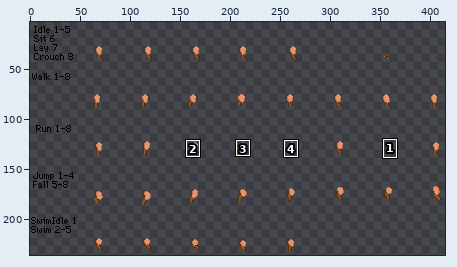
Two versions of one sprite sheet, humanoid/wr/vulpix/legs/hindlegBack.png. Above, an overview of the earlier version with the close-up marked.
Close-up. Earlier state:
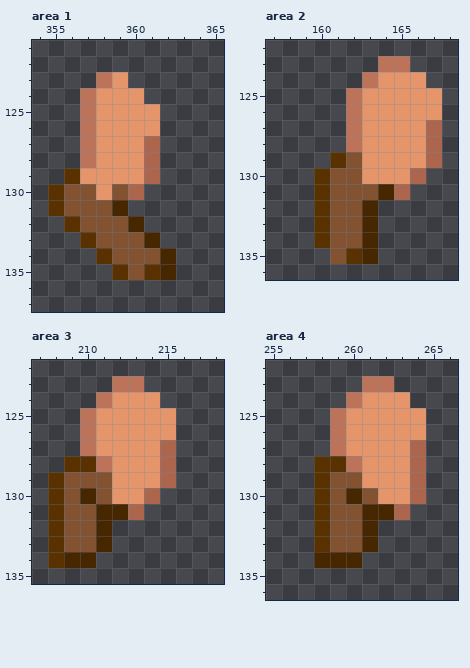
The file is 432x240 pixels. Shown: area 1: x 354..365, y 121..137; area 2: x 157..168, y 122..136; area 3: x 207..218, y 122..135; area 4: x 255..266, y 122..136. The wide view leaves out empty margins. The commit also changed other parts of the picture, which this record leaves out.
Once edited:
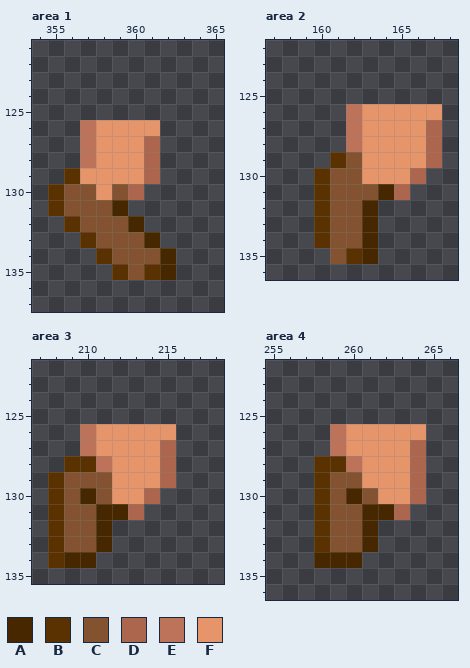
Palette (. is transparent): A #472700  B #5a3100  C #835231  D #ad664e  E #bd735a  F #e6946a
Change:
Area 1:
y 123: x 358..359 EF -> ..
y 124: x 357..360 EFFF -> ....
y 125: x 357..361 EFFFF -> .....
Area 2:
y 123: x 164..165 EE -> ..
y 124: x 163..166 EFFF -> ....
y 125: x 162..167 EFFFFF -> ......
Area 3:
y 123: x 212..213 EE -> ..
y 124: x 211..214 EFFF -> ....
y 125: x 210..215 EFFFFF -> ......
Area 4:
y 123: x 261..262 EE -> ..
y 124: x 260..263 EFFF -> ....
y 125: x 259..264 EFFFFF -> ......
Changed places in both close-ups, as pixel boxes (x1, y1, x2, y2):
erased: (80, 72, 160, 120)
erased: (346, 56, 442, 104)
erased: (80, 376, 176, 424)
erased: (330, 376, 426, 424)
